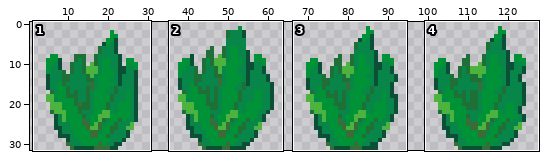
A sprite sheet gets an edit: Materials/GrassGroup 1.png. Above: a wide view before the commit, with the close-up outlined.
Close-up. Before the commit:
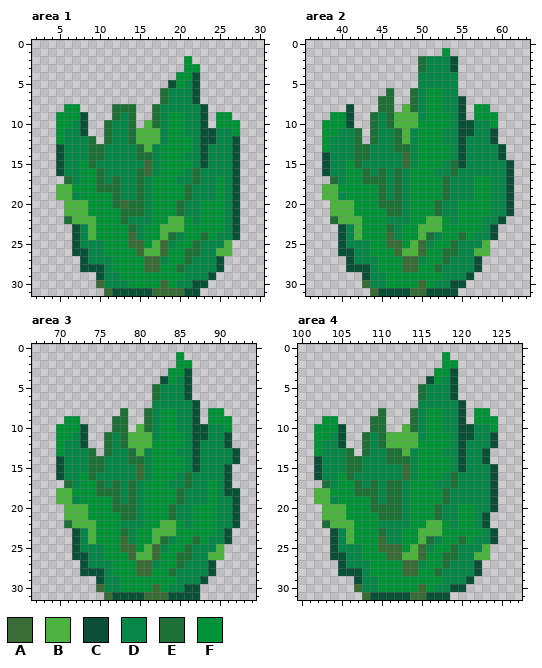
The file is 128x32 pixels. Shown: area 1: x 2..30, y 0..31; area 2: x 36..63, y 0..31; area 3: x 67..94, y 0..31; area 4: x 100..127, y 0..31. The wide view leaves out empty margins.
Palette (. is transparent): A #396c37  B #4cb33f  C #0c4f37  D #088649  E #1e7037  F #009237
Pixels before, area 1, first column x 5:
 2 ................F......
 3 ................FF.....
 4 ...............FFC.....
 5 ..............CFDC.....
 6 .............EDDDC.....
 7 .............EDDDC.....
 8 .FF....EEE..EDDDDDC....
 9 FFFC...EDE..EDFFDDC.FF.
10 FFDC..EDDE.BEDFFDDC.FFF
11 FDDC..EDDEBBBDFFDDCCDDF
12 FDDDE.EDDEBBBDFFFDCCDDC
13 CDDDEEDDDDEBDFFFFDCDDDC
14 CDDDEEDDDDEEDFFFDDCDDDC
15 CDDFEDDDDDDADFFFFDCDDDC
16 CDDFFEDDDDEADFFFDEDDDDC
17 .EDFFEDEDDEDFFFDDEDDFDC
18 BBFFFEEEDDEDFFFFEDDDFDC
19 BBDFFFFEDDEDFFFFEDDDFDC
20 .BBBFFFEAEEDFFFEDDFFFDC
21 .BBBFFFFEEEDFFFEDDFFFDC
22 .EBBBFFFEDDDFFBBFDFFFDC
23 ..CDBFFFFEDFFBBBFFFFFDC
24 ..CDBFFFFADFFBEDFFEFDDC
25 ..CDDDFFFAAFBADFFEDDDB.
26 ..CCDDFFFFABBAFFEEDDBB.
27 ...CDDDFFFFAADFFEDDDC..
28 ...CCCDFFFFAAFFEDDDDC..
29 .....CDDFFFFFFFFDDDC...
30 .....ADDDFFFFAFDDCC....
31 ......ACCCCCAAAACC.....
Pixels before, area 2, first column x 38:
 1 ...............F........
 2 ............EDDDC.......
 3 ............EDDDC.......
 4 ............DDDDD.......
 5 ............DDDDD.......
 6 ........E..EDFFDD.......
 7 .......EE..EDFFDDC......
 8 ...C...EE.BEDFFDDC.FF...
 9 .FFC..EDEBBBDFFFDC.FFF..
10 FFFC..EDEBBBFFFFDCCDDF..
11 FFDDE.EDDEBDFFFDDCCDDC..
12 FDDDE.EDDEBDFFFDDCDDDC..
13 FDDDEEDDDEEDFFFFDCDDDDC.
14 CDDDEEDDDDADFFFFDCDDDDC.
15 CDDFEDDDDDADFFFDECDDDDDC
16 CDDFFEDEDEDFFFDDEDDDDDDC
17 .EDFFEEEDEDFFFFEDDDFFDDC
18 BBFFFFFEDEDFFFFEDDDFFDDC
19 BBDFFFFEDEDFFFFEDDDFFDDC
20 .BBBFFFEEEDFFFEDDFFFFDDC
21 .BBBFFFFEEDFFFEDDFFFFDDC
22 .EBBBFFFDDDFFBBFDFFFDDC.
23 ..CDBFFFEDFFBBBFFFFFDC..
24 ..CDBFFFADFFBEDFFEFDDC..
25 ..CDDDFFAAFBADFFEDDDB...
26 ..CCDDFFFABBAFFEEDDBB...
27 ...CDDDFFFAADFFEDDDC....
28 ...CCCDFFFAAFFEDDDDC....
29 .....CDDFFFFFFFDDDC.....
30 .....ADDFFFFAFDDCC......
31 ......ACCCCAACCCC.......
Pixels before, area 3, first column x 70:
 1 ...............F.......
 2 ...............FF......
 3 ..............FFC......
 4 .............CFDC......
 5 ............EDDDC......
 6 ............EDDDC......
 7 ............DDDDDC.....
 8 ........E..EDFFDDC.FF..
 9 .FF....EE..EDFFDDC.FFF.
10 FFFC...EE.BEDFFDDCCDDF.
11 FFDC..EDEBBBDFFFDCCDDC.
12 FDDC..EDEBBBFFFFDCDDDC.
13 FDDDE.EDDEBDFFFDDCDDDDC
14 CDDDEEDDDEEDFFFFDCDDDDC
15 CDDDEEDDDDADFFFFDCDDDC.
16 CDDFEDDDDDADFFFDEDDDDC.
17 .EDFFEDEDEDFFFDDEDDFDC.
18 BBFFFEEEDEDFFFFEDDDFDCC
19 BBDFFFFEDEDFFFFEDDDFDDC
20 .BBBFFFEEEDFFFEDDFFFDDC
21 .BBBFFFFEEDFFFEDDFFFDDC
22 .EBBBFFFDDDFFBBFDFFFDDC
23 ..CDBFFFEDFFBBBFFFFFDC.
24 ..CDBFFFADFFBEDFFEFDDC.
25 ..CDDDFFAAFBADFFEDDDB..
26 ..CCDDFFFABBAFFEEDDBB..
27 ...CDDDFFFAADFFEDDDC...
28 ...CCCDFFFAAFFEDDDDC...
29 .....CDDFFFFFFFDDDC....
30 .....ADDFFFFAFDDCC.....
31 ......ACCCCAAACCCC.....
Pixels before, area 4, first column x 102:
 1 ................F......
 2 ................FF.....
 3 ...............FFC.....
 4 ..............CFDC.....
 5 .............EDDDC.....
 6 .............EDDDC.....
 7 .............DDDDDC....
 8 ........E...EDFFDDC.FF.
 9 .FF....EE...EDFFDDC.FFF
10 FFFC...EE..BEDFFDDCCDDF
11 FFDC..EDEBBBBDFFFDCCDDC
12 FDDC..EDEBBBBFFFFDCDDDC
13 FDDDE.EDDEEBDFFFDDCDDC.
14 CDDDEEDDDEEEDFFFFDCDDC.
15 CDDDEEDDDDDADFFFFDCDDDC
16 CDDFEDDDDDDADFFFDEDDDDC
17 .EDFFEDEDEEDFFFDDEDDDDC
18 BBFFFEEEDEEDFFFFEDDDDDC
19 BBDFFFFEDEEDFFFFEDDDDDC
20 .BBBFFFEEEEDFFFEDDFFDDC
21 .BBBFFFFEEEDFFFEDDFFDC.
22 .EBBBFFFDDDDFFBBFDFFDC.
23 ..CDBFFFEDDFFBBBFFFFFDC
24 ..CDBFFFADDFFBEDFFEFDDC
25 ..CDDDFFAAAFBADFFEDDDB.
26 ..CCDDFFFAABBAFFEEDDBB.
27 ...CDDDFFFFAADFFEDDDC..
28 ...CCCDFFFFAAFFEDDDDC..
29 .....CDDFFFFFFFFDDDC...
30 .....ADDFFFFFAFDDCC....
31 ......ACCCCCAACCC......
The same view after the edit:
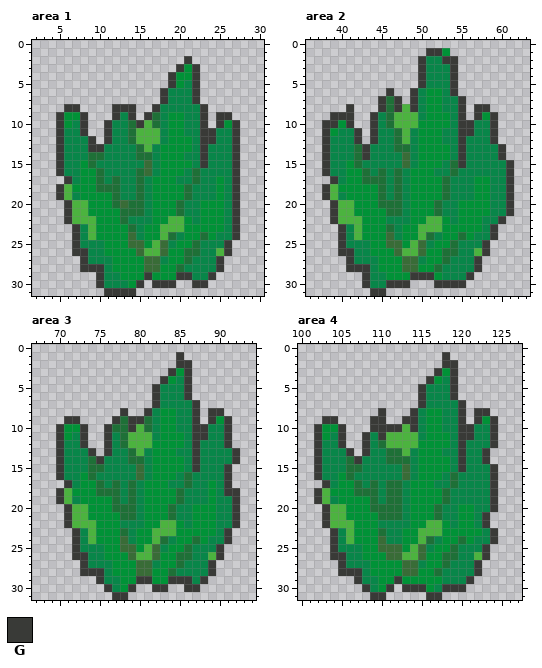
Colours new in this view: G #393a37
Change:
Changed rows in their new state; - is an unchanged pixel.
Area 1:
first column x 5:
 2 ----------------G------
 3 ---------------G-G-----
 4 --------------G--G-----
 5 --------------G--G-----
 6 -------------G---G-----
 7 -------------G---G-----
 8 -GG----GGG--G-----G----
 9 G--G---G-G-G------G-GG-
10 G--G--G---G-------G-G-G
11 G--G--G-----------GG--G
12 G---G-G-----------GG--G
13 G---GG------------G---G
14 G-----------------G---G
15 G-----------------G---G
16 G---------------------G
17 -G--------------------G
18 G---------------------G
19 G---------------------G
20 -G--------------------G
21 -G--------------------G
22 -G--------------------G
23 --G-------------------G
24 --G-------------------G
25 --G------------------G-
26 --GG-----------------G-
27 ---G----------------G--
28 ---GGG--------------G--
29 -----G-----G---GG--G---
30 -----G----G.GGG..GG----
31 ------GGGG........-----
Area 2:
first column x 38:
 1 -------------GG---------
 2 ------------G--GG-------
 3 ------------G---G-------
 4 ------------G---G-------
 5 ------------G---G-------
 6 --------G--G----G-------
 7 -------G-G-G-----G------
 8 ---G---G-G-G-----G-GG---
 9 -GGG--G----------G-G-G--
10 GG-G--G----------GG--G--
11 G---G-G----------GG--G--
12 G---G-G----------G---G--
13 G----G-----------G----G-
14 G----G-----------G----G-
15 G----------------G-----G
16 G----------------------G
17 -G---------------------G
18 G----------------------G
19 G----------------------G
20 -G---------------------G
21 -G---------------------G
22 -G--------------------G-
23 --G------------------G--
24 --G------------------G--
25 --G-----------------G---
26 --GG----------------G---
27 ---G---------------G----
28 ---GGG-------------G----
29 -----G-----GGG----G-----
30 -----G--GGG...GGGG------
31 ------GG.........-------
Area 3:
first column x 70:
 1 ---------------G-------
 2 ---------------GG------
 3 --------------G-G------
 4 -------------G--G------
 5 ------------G---G------
 6 ------------G---G------
 7 ------------G----G-----
 8 --------G--G-----G-GG--
 9 -GG----G-GG------G-G-G-
10 G--G--G--G-------GG--G-
11 G--G--G----------GG--G-
12 G--G--G----------G---G-
13 G---G-G----------G----G
14 G----G-----------G----G
15 G----------------G---G-
16 G--------------------G-
17 -G-------------------G-
18 G--------------------GG
19 G---------------------G
20 -G--------------------G
21 -G--------------------G
22 -G--------------------G
23 --G------------------G-
24 --G------------------G-
25 --G-----------------G--
26 --GG----------------G--
27 ---G---------------G---
28 ---GGG-------------G---
29 -----G----GG--GGG-G----
30 -----.G--G..GG..GG-----
31 ------.GG.........-----
Area 4:
first column x 102:
 1 ----------------G------
 2 ----------------GG-----
 3 ---------------G-G-----
 4 --------------G--G-----
 5 -------------G---G-----
 6 -------------G---G-----
 7 -------------G----G----
 8 --------G---G-----G-GG-
 9 -GG----GG--GG-----G-G-G
10 G--G---GGGG-G-----GG--G
11 G--G--G-G---------GG--G
12 G--G--G-----------G---G
13 G---G-G-----------G--G-
14 G----G------------G--G-
15 G-----------------G---G
16 G---------------------G
17 -G--------------------G
18 G---------------------G
19 G---------------------G
20 -G--------------------G
21 -G-------------------G-
22 -G-------------------G-
23 --G-------------------G
24 --G-------------------G
25 --G------------------G-
26 --GG-----------------G-
27 ---G----------------G--
28 ---GGG--------------G--
29 -----G----G--------G---
30 -----.G--G.GGG--GGG----
31 ------.GG.....GG.------
